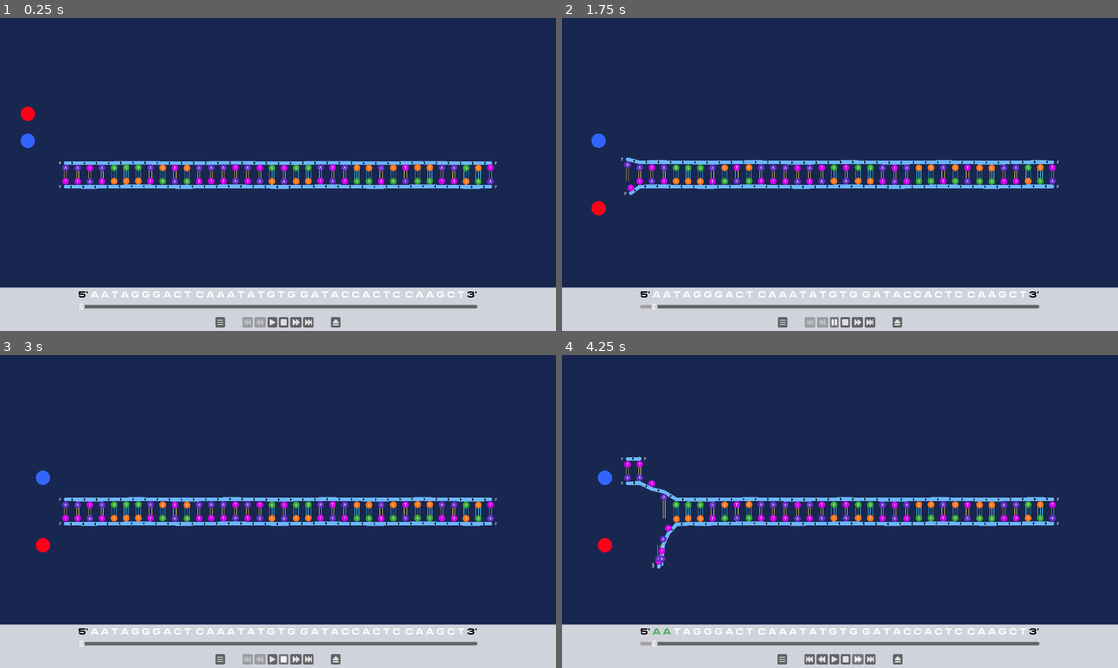
Above: before the commit, frames 1-4 (two rows, left to right).
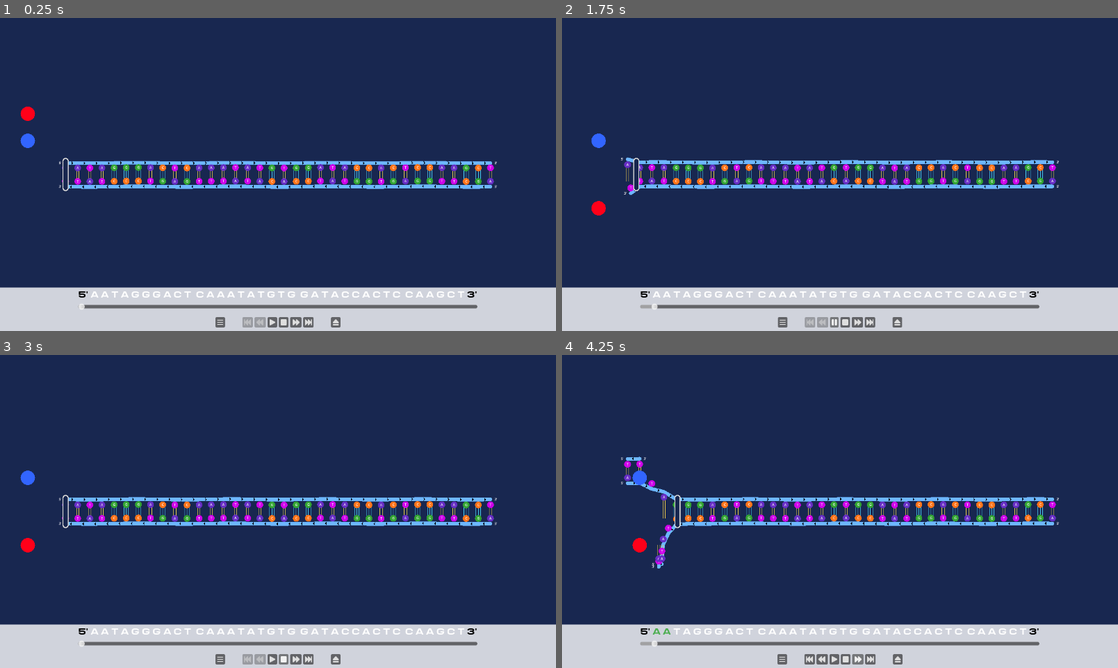
Above: after the commit, the same moments.

Repository: ideatomik/mol-sim
Game: Godot game, scene res://scenes/simulation.tscn
Two runs of this game, one before a commit and one after it. Both use one fixed random seed, a clock stepped at 60 frames per second and the inputs below.
Inputs:
- Up to frame 1 (0.25 s): no input
- Up to frame 2 (1.75 s): click "" at 0.5 s; click "▶" at 1.25 s
- Up to frame 3 (3 s): click "⏸" at 2 s; click "⏹" at 2.75 s
- Up to frame 4 (4.25 s): click "" at 3.5 s

The runs differ from the first frame. In frame 1, 0.1% of the frame differs, in the area x 11-13%, y 44-56%; in frame 2, less than 0.1%; in frame 3, 0.5%; in frame 4, 0.5%, in the area x 6-22%, y 36-64%.

Commit message:
v69 - first helicase

Diff:
--- a/scripts/simulation.gd
+++ b/scripts/simulation.gd
@@ -77,6 +77,7 @@
 
 var synthesis_circle_faded: bool = false
 var top_polymerase: Node2D = null
+var helicase_node: Node2D = null
 
 var helicase_x: float = 0.0
 var factory_x: float = 0.0
@@ -216,6 +217,7 @@
 	_spawn_nucleotide_slots()
 	_setup_synthesis_circle()
 	_setup_top_polymerase()
+	_setup_helicase()
 
 	template_strand_original_track.visible = true
 	template_strand_new_track.points = PackedVector2Array([
@@ -323,6 +325,8 @@
 		nodes_to_free.append(marker_top_3p)
 	if top_polymerase:
 		nodes_to_free.append(top_polymerase)
+	if helicase_node:
+		nodes_to_free.append(helicase_node)
 	if marker_leading_5p:
 		nodes_to_free.append(marker_leading_5p)
 	if marker_leading_3p:
@@ -481,6 +485,8 @@
 		synthesis_circle.position = Vector2(factory_x, new_bottom_template_y)
 		if top_polymerase:
 			top_polymerase.position = Vector2(factory_x, straight_y - dna_ribbons_gap - new_bottom_template_offset)
+		if helicase_node:
+			helicase_node.position = Vector2(helicase_x, straight_y - dna_ribbons_gap / 2.0)
 
 		if phase != Phase.DONE:
 			for i in range(template_strand_bottom.size()):
@@ -938,6 +944,12 @@
 	for i in range(top_strand_slots.size()):
 		top_strand_slots[i].progress = track_length - nucleotide_original_x[i]
 
+	synthesis_circle.position = Vector2(factory_x, new_bottom_template_y)
+	if top_polymerase:
+		top_polymerase.position = Vector2(factory_x, straight_y - dna_ribbons_gap - new_bottom_template_offset)
+	if helicase_node:
+		helicase_node.position = Vector2(helicase_x, straight_y - dna_ribbons_gap / 2.0)
+
 	queue_redraw()
 
 func scrub_to_nucleotide_index(index: int):
@@ -1344,6 +1356,41 @@
 	synthesis_area.monitoring = true
 	synthesis_area.monitorable = true
 	synthesis_area.area_entered.connect(_on_synthesis_area_entered)
+
+func _setup_helicase():
+	# Capsule-shaped ring centered between the two template strands at helicase_x.
+	# Drawn as outer filled capsule minus inner filled capsule (background color).
+	helicase_node = Node2D.new()
+	helicase_node.z_index = 3  # In front of strands
+
+	var backbone_reach = %ThemeManager.backbone_offset_distance + %ThemeManager.backbone_line_width
+	var half_h = dna_ribbons_gap / 2.0 + backbone_reach + 4.0  # +4px margin
+	var half_w = 14.0  # exported-style; adjust in Inspector by tweaking this function
+
+	var outer_color = Color(0.85, 0.85, 0.85, 1.0)  # Light grey ring
+	var inner_color = %ThemeManager.background_color   # Hollow center
+
+	for pass_idx in range(2):
+		var poly = Polygon2D.new()
+		var w = half_w if pass_idx == 0 else half_w - 5.0
+		var h = half_h if pass_idx == 0 else half_h - 5.0
+		var r = w  # Capsule radius = half_width
+		var pts = PackedVector2Array()
+		const SEGS = 24
+		# Top arc
+		for i in range(SEGS + 1):
+			var angle = PI + (PI * i / SEGS)
+			pts.append(Vector2(cos(angle) * r, -h + r + sin(angle) * r))
+		# Bottom arc
+		for i in range(SEGS + 1):
+			var angle = (PI * i / SEGS)
+			pts.append(Vector2(cos(angle) * r, h - r + sin(angle) * r))
+		poly.polygon = pts
+		poly.color = outer_color if pass_idx == 0 else inner_color
+		helicase_node.add_child(poly)
+
+	helicase_node.position = Vector2(helicase_x, straight_y - dna_ribbons_gap / 2.0)
+	add_child(helicase_node)
 
 func _setup_top_polymerase():
 	top_polymerase = Node2D.new()
